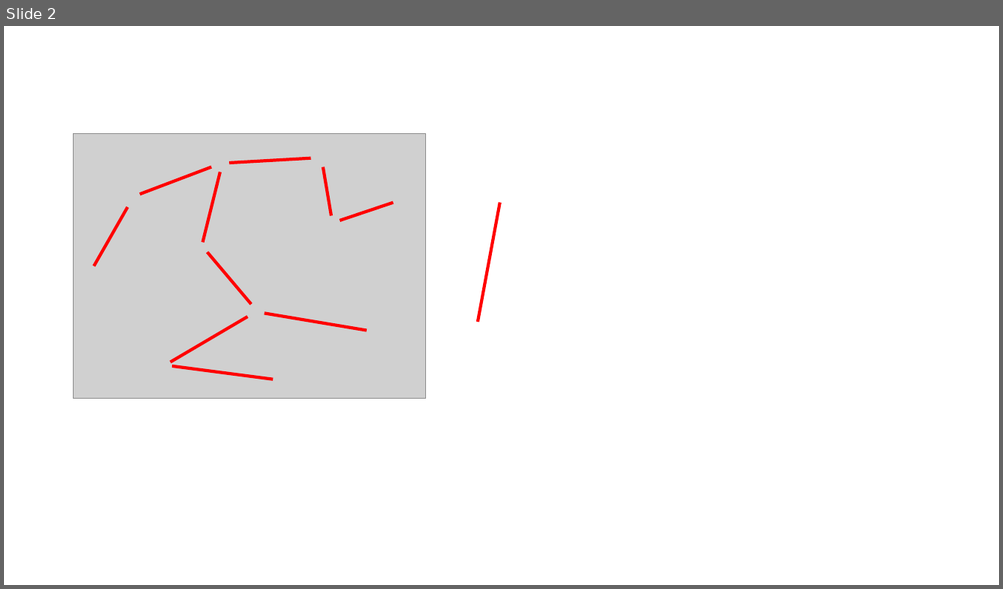
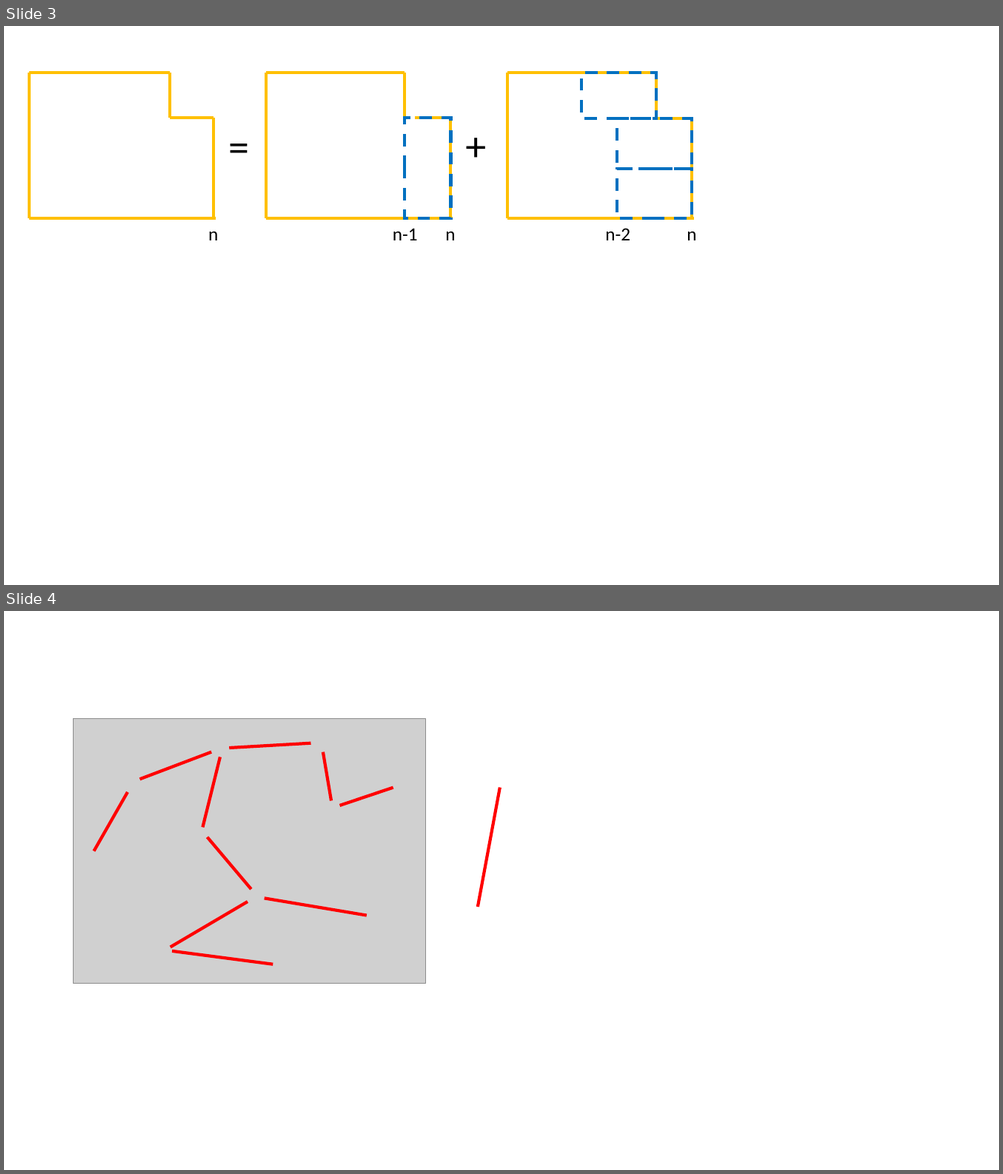
Before and after one commit to Waynefn/cpp_ds_algo, a slide deck: ppt.pptx. Shown one above the other, each under a label of ours: slide 2 before the commit, slides 3 and 4 after it. The pictures are 1003x589 and 1003x1174 pixels, drawn with LibreOffice and Linux fonts; fonts in the diff are those of the drawing; grey boxes stand for pictures. Boxes give left, top, right and bottom in pixels: in the first picture for what was removed or moved away, otherwise in the second. Text is boxed around its words. In the diff, an @@ line names an element or a change of style, - is before the commit and + after.

```diff
--- a/ppt.pptx
+++ b/ppt.pptx
@@ slide 3 added at (4,26,999,585), background #FFFFFF @@
@@ text added at (221,116,257,174), 40 pt, text #000000 @@
+=
@@ rectangle added at (404,118,450,219), outline #0070C0 3 pt dashed @@
@@ text added at (458,116,494,174), 40 pt, text #000000 @@
++
@@ group added at (29,73,218,241): 6 lines, 1 text @@
+n
@@ text added at (392,228,418,241), 18 pt, text #000000 @@
+n-1
@@ group added at (267,73,455,241): 6 lines, 1 text @@
+n
@@ group added at (508,73,696,241): 6 lines, 3 rectangles, 2 texts @@
+n
+n-2
@@ what was slide 2 is now slide 4 @@
```
Also in this commit, not shown: 1 other slide added, 3 other files.
